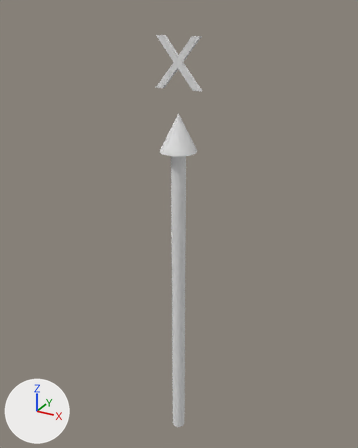
What one commit did to the OBJ model share/mesh/axeX.obj.
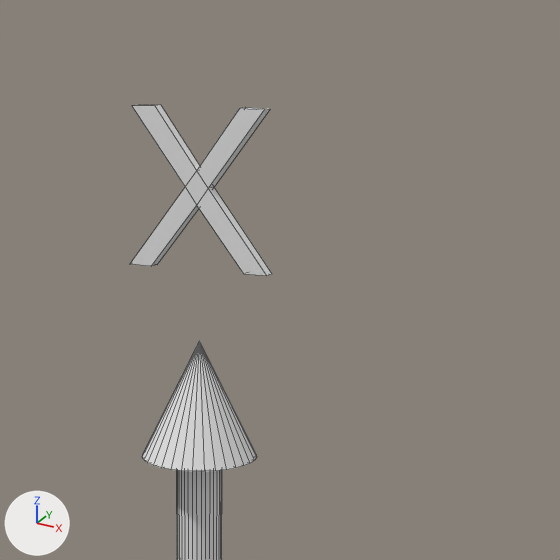
Old and new are each drawn whole from a 50 mm camera at (6.18, -11.2, 12.96) aimed at (-0.17, 0.34, 7.18) and again close up on the part from 31% to 83% of the width and 0% to 41% of the height. Arrows for +X, +Y and +Z are at lower left; the lights stay in place. The close-ups show mesh edges as thin lines. Where no turn or scale is listed for an object, it has been applied to the vertices.
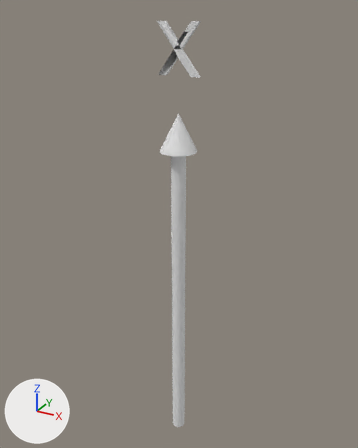
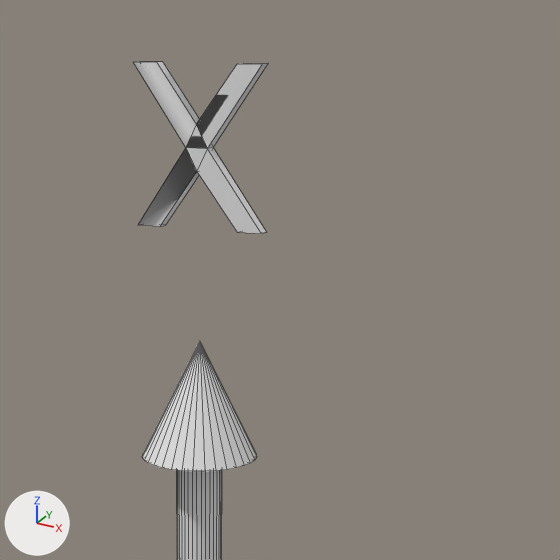
What differs and where, as boxes (x1, y1, x2, y2) in the close-ups (560 x 560 px):
'Plane.001_Plane.002', added
    after: (134, 62, 268, 234)
'Plane', deleted
    before: (130, 105, 272, 276)

The change, as a list of edits to the scene's bpy script:
```text
Add me_plane_001_plane_002:
    me_plane_001_plane_002.from_pydata(...)  # 24 vertices, 24 faces; spans x -0.571..0.586, y -0.061..0.061, z 11.367..12.634
    me_plane_001_plane_002.materials.append(mat_null)  # white #e7e7e7
Remove ob_plane:
    ob_plane = bpy.data.objects.new('Plane', me_plane)
    ob_plane.location = (0.0, 0.0, 0.0)
Add ob_plane_001_plane_002:
    ob_plane_001_plane_002 = bpy.data.objects.new('Plane.001_Plane.002', me_plane_001_plane_002)
    ob_plane_001_plane_002.location = (0.0, 0.0, 0.0)
```
